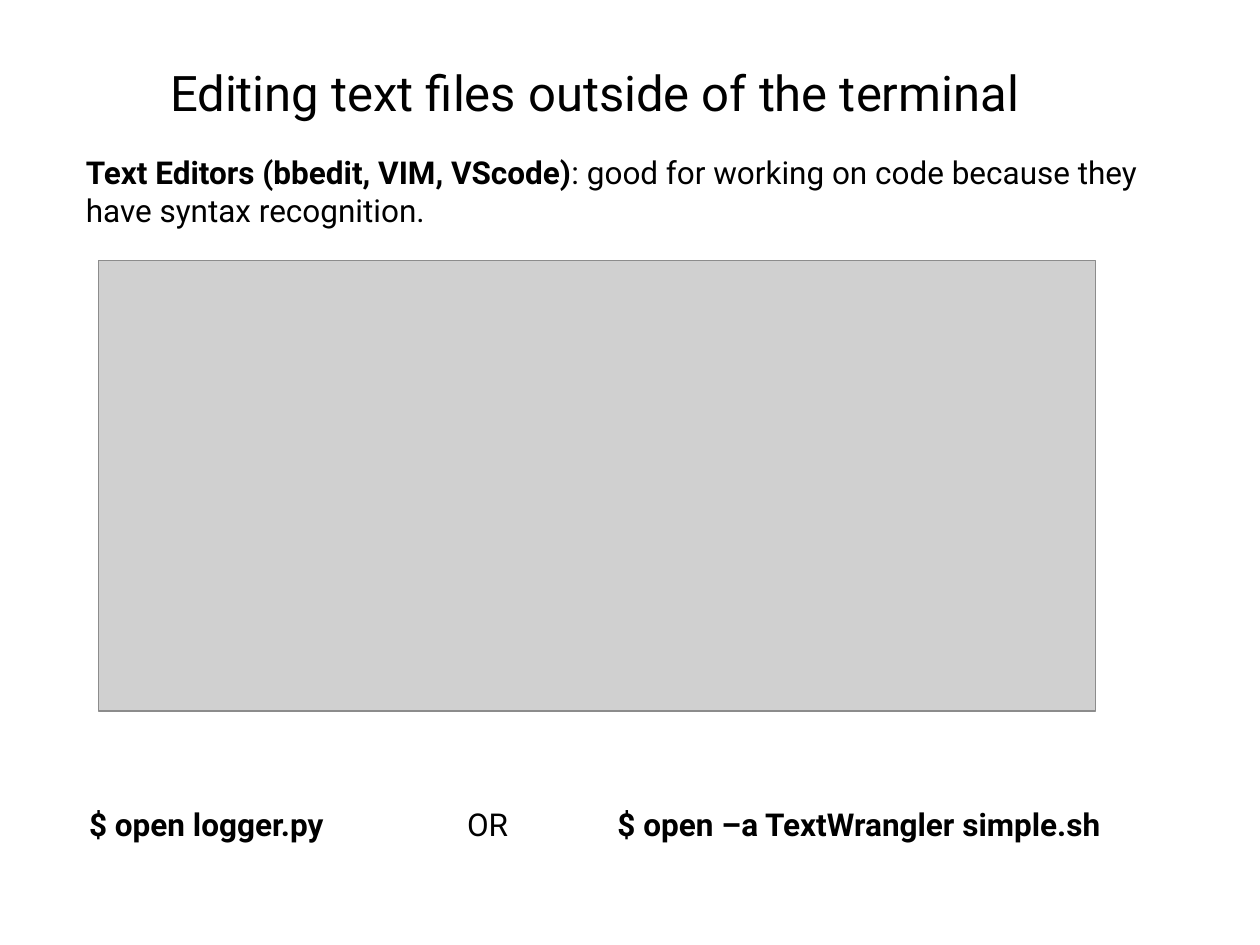
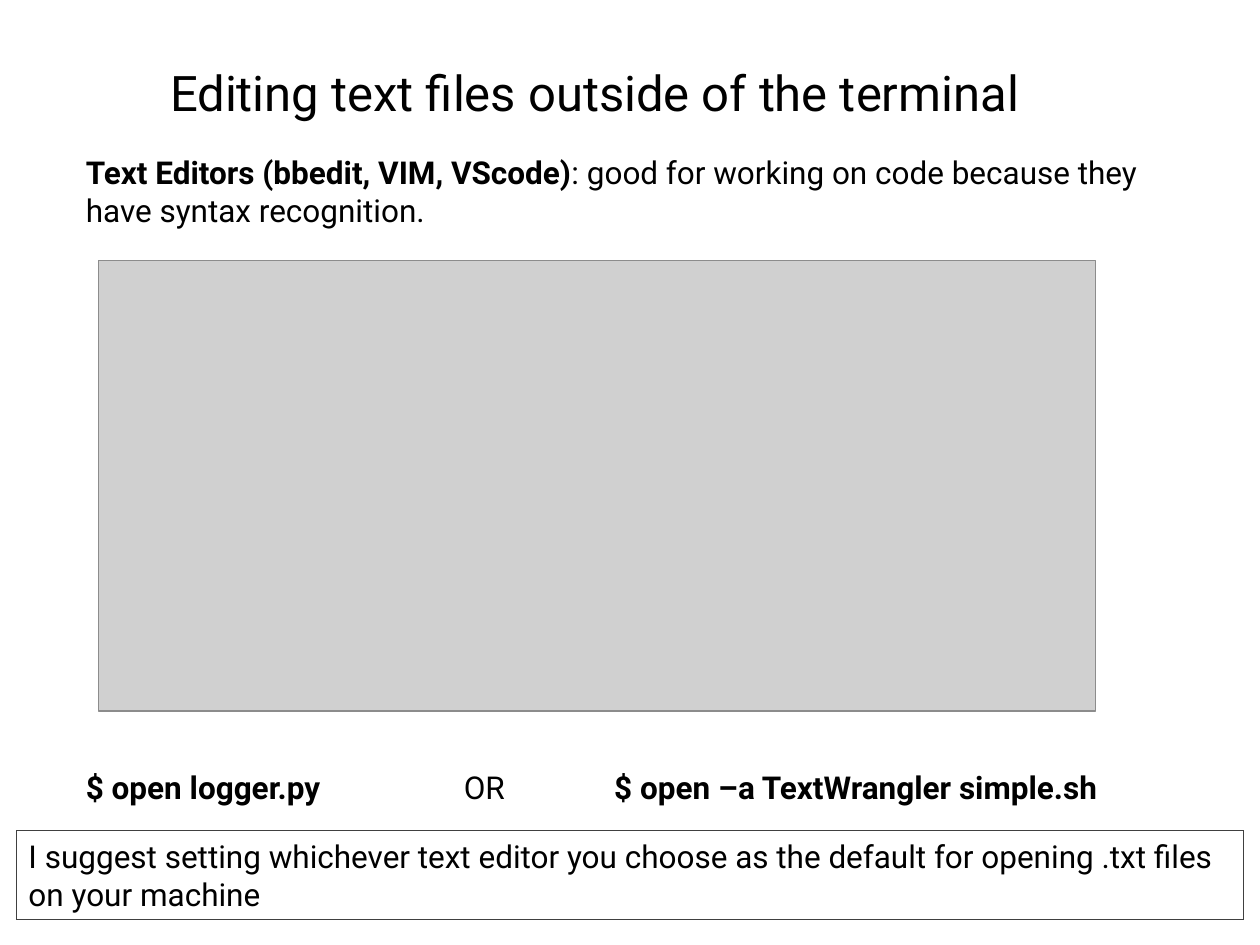
Before and after one commit to tparchman/F22_BIOL792_coursepage, a slide deck: slide 12 of week2_UnixII/week2.pptx. Drawn at 1260x945 pixels with LibreOffice and Linux fonts; fonts in the diff are those of the drawing; grey boxes stand for pictures. Boxes give left, top, right and bottom in pixels: in the first picture for what was removed or moved away, otherwise in the second. Text is boxed around its words. In the diff, an @@ line names an element or a change of style, - is before the commit and + after.

```diff
--- a/week2_UnixII/week2.pptx
+++ b/week2_UnixII/week2.pptx
@@ text "$ open logger.py OR $ ...": place and size @@
-text "$ open logger.py OR $ ..." at [115, 812, 1100, 843]
+text "$ open logger.py OR $ ..." at [112, 775, 1097, 806]
@@ rectangle added at [16, 830, 1244, 920], outline #404040 0.75 pt, 18 pt, text #000000 @@
+I suggest setting whichever text editor you choose as the default for opening .txt files on your machine
```
Also in this commit, not shown: 5 other slides changed.
